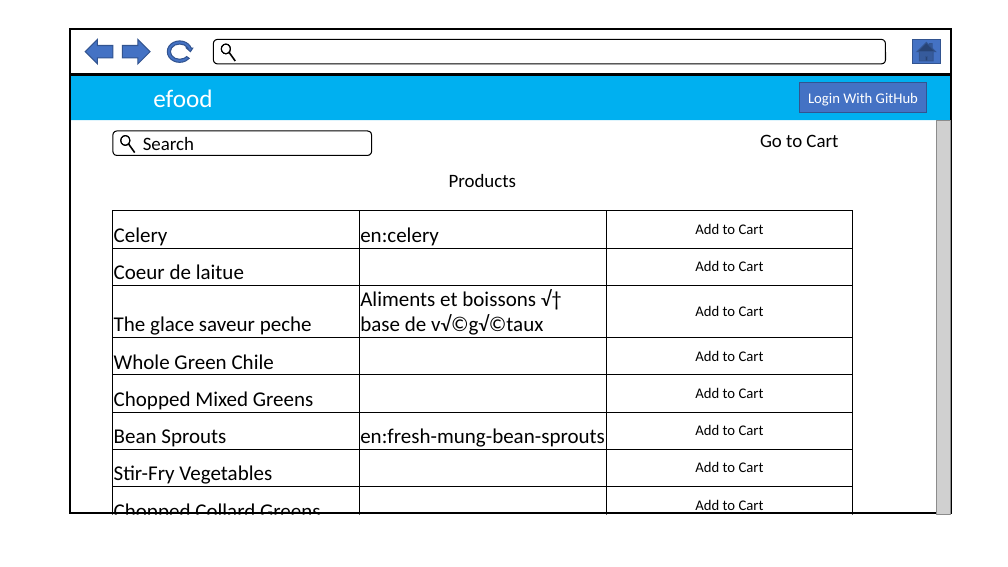
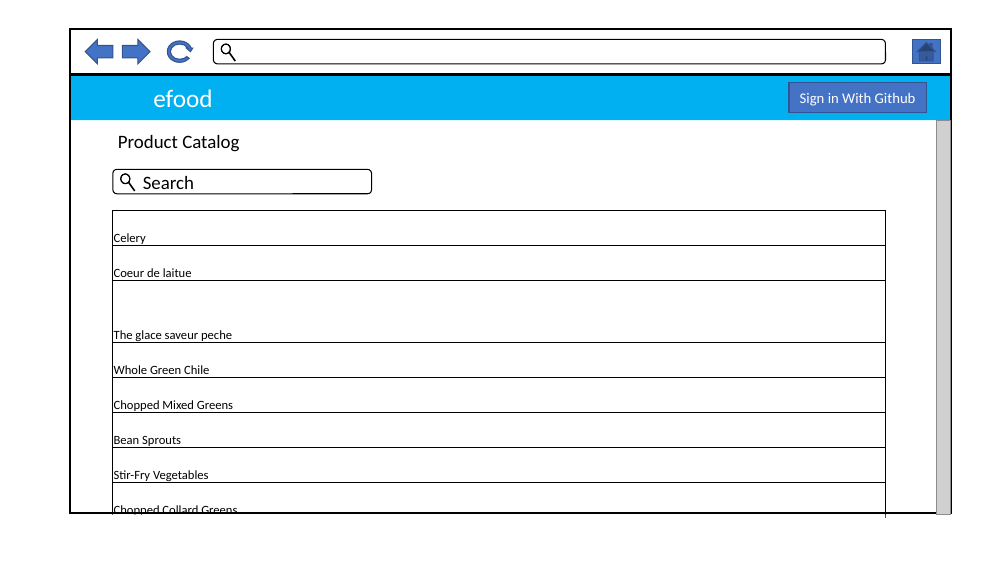
Before and after one commit to thomasstern123-zz/tech-challenge, a slide deck: slide 1 of design/mockups.pptx. Drawn at 1008x567 pixels with LibreOffice and Linux fonts; fonts in the diff are those of the drawing; grey boxes stand for pictures. Boxes give left, top, right and bottom in pixels: in the first picture for what was removed or moved away, otherwise in the second. Text is boxed around its words. In the diff, an @@ line names an element or a change of style, - is before the commit and + after.

```diff
--- a/design/mockups.pptx
+++ b/design/mockups.pptx
@@ rectangle "Sign in With Github": place and size @@
-rectangle "Sign in With Github" at <box>800,83,926,113</box>
+rectangle "Sign in With Github" at <box>789,83,927,113</box>
@@ text in rectangle at <box>800,93,916,106</box>: text changed @@
-Login With GitHub
+Sign in With Github
@@ text added at <box>118,135,239,152</box>, 18 pt, text #000000 @@
+Product Catalog
@@ text removed at <box>760,134,838,147</box> @@
-Go to Cart
@@ text removed at <box>449,174,516,187</box> @@
-Products
@@ 1 rounded rectangle, 1 donut, 1 line: place and size @@
-1 rounded rectangle, 1 donut, 1 line at <box>113,131,371,155</box>
+1 rounded rectangle, 1 donut, 1 line at <box>113,169,371,194</box>
@@ table at <box>113,211,885,519</box> @@
-column 2: en:celery |  | Aliments et boissons √† base de v√©g√©taux |  |  | en:fresh-mung-bean-sprouts |  | 
-column 3: Add to Cart | Add to Cart | Add to Cart | Add to Cart | Add to Cart | Add to Cart | Add to Cart | Add to Cart
@@ table: place and size @@
-table at <box>113,211,852,523</box>
+table at <box>113,211,885,519</box>
```
Also in this commit, not shown: 3 other slides changed.
